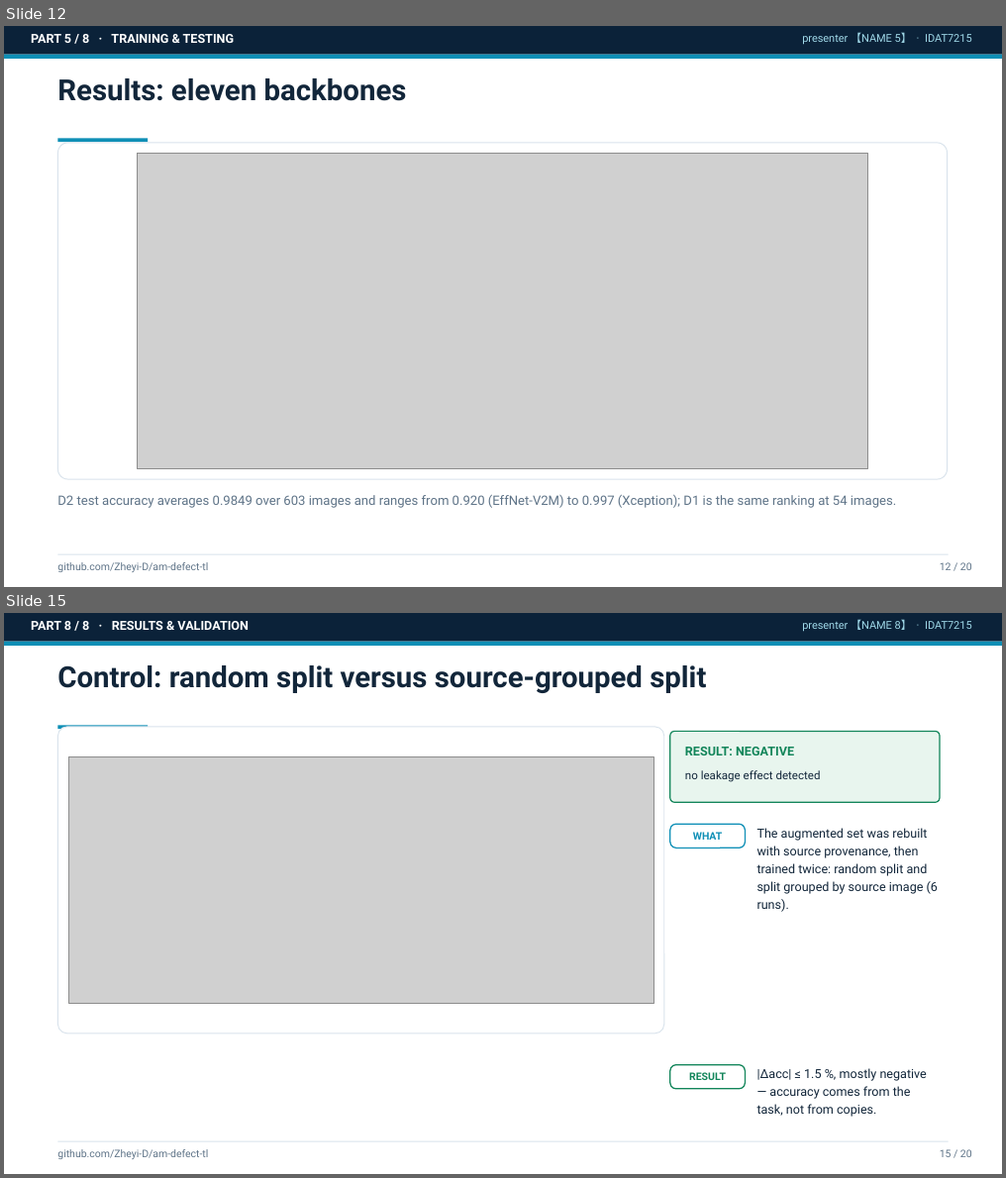
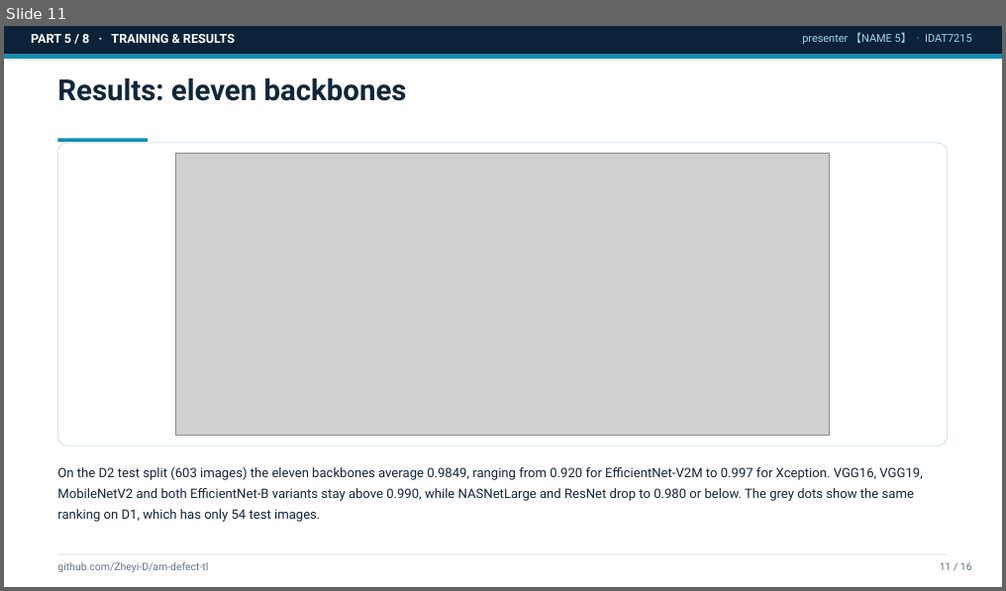
Before and after one commit to Zheyi-D/am-defect-tl, a slide deck: reports/slides_draft.pptx. Shown one above the other, each under a label of ours: slides 12 and 15 before the commit, slide 11 after it; the slides between them are not shown. The pictures are 1006x1178 and 1006x591 pixels, drawn with LibreOffice and Linux fonts; fonts in the diff are those of the drawing; grey boxes stand for pictures. Boxes give left, top, right and bottom in pixels: in the first picture for what was removed or moved away, otherwise in the second. Text is boxed around its words. In the diff, an @@ line names an element or a change of style, - is before the commit and + after.

Commit message:
feat(slides): 16-page deck scoped to data preparation, model training and dataset results — 60-90 words of factual text per page, no WHAT/WHY/RESULT labels, analysis pages removed, demo placeholder kept

```diff
--- a/reports/slides_draft.pptx
+++ b/reports/slides_draft.pptx
@@ slide 15 removed at bbox=[4, 613, 1002, 1174], background #FFFFFF @@
@@ rectangle removed at bbox=[4, 613, 1002, 642] @@
@@ rectangle removed at bbox=[4, 642, 1002, 646] @@
@@ text removed at bbox=[31, 621, 249, 630] @@
-PART 8 / 8 · RESULTS & VALIDATION
@@ text removed at bbox=[802, 619, 972, 632] @@
-presenter 【NAME 8】 · IDAT7215
@@ text removed at bbox=[57, 665, 706, 693] @@
-Control: random split versus source-grouped split
@@ rectangle removed at bbox=[57, 725, 148, 729] @@
@@ rounded rectangle removed at bbox=[57, 727, 664, 1034] @@
@@ rounded rectangle removed at bbox=[670, 731, 940, 802] @@
@@ picture removed at bbox=[68, 758, 653, 1003] @@
@@ text removed at bbox=[685, 747, 794, 756] @@
-RESULT: NEGATIVE
@@ text removed at bbox=[685, 770, 821, 782] @@
-no leakage effect detected
@@ rounded rectangle removed at bbox=[670, 824, 746, 848] @@
@@ text removed at bbox=[693, 832, 723, 840] @@
-WHAT
@@ text removed at bbox=[757, 828, 938, 912] @@
-The augmented set was rebuilt with source provenance, then trained twice: random split and split grouped by source image (6 runs).
@@ rounded rectangle removed at bbox=[670, 1065, 746, 1089] @@
@@ text removed at bbox=[689, 1072, 726, 1080] @@
-RESULT
@@ text removed at bbox=[757, 1068, 927, 1117] @@
-|Δacc| ≤ 1.5 %, mostly negative — accuracy comes from the task, not from copies.
@@ rectangle removed at bbox=[57, 1142, 948, 1143] @@
@@ text removed at bbox=[57, 1150, 208, 1159] @@
-github.com/Zheyi-D/am-defect-tl
@@ text removed at bbox=[940, 1150, 972, 1157] @@
-15 / 20
@@ what was slide 12 is now slide 11 @@
@@ slide 11 changed as well @@
@@ text at bbox=[31, 34, 235, 43]: text changed @@
-PART 5 / 8 · TRAINING & TESTING
+PART 5 / 8 · TRAINING & RESULTS
@@ rounded rectangle: place and size @@
-rounded rectangle at bbox=[57, 143, 947, 479]
+rounded rectangle at bbox=[57, 143, 947, 446]
@@ picture: place and size @@
-picture at bbox=[138, 154, 868, 470]
+picture at bbox=[176, 154, 830, 436]
@@ text at bbox=[57, 467, 922, 522]: text changed; text colour #5F7488 to #12263A @@
-D2 test accuracy averages 0.9849 over 603 images and ranges from 0.920 (EffNet-V2M) to 0.997 (Xception); D1 is the same ranking at 54 images.
+On the D2 test split (603 images) the eleven backbones average 0.9849, ranging from 0.920 for EfficientNet-V2M to 0.997 for Xception. VGG16, VGG19, MobileNetV2 and both EfficientNet-B variants stay above 0.990, while NASNetLarge and ResNet drop to 0.980 or below. The grey dots show the same ranking on D1, which has only 54 test images.
@@ text at bbox=[940, 563, 972, 570]: text changed @@
-12 / 20
+11 / 16
```
Also in this commit, not shown: 12 other slides changed, 3 slides added, 6 other slides removed, 3 other files.
